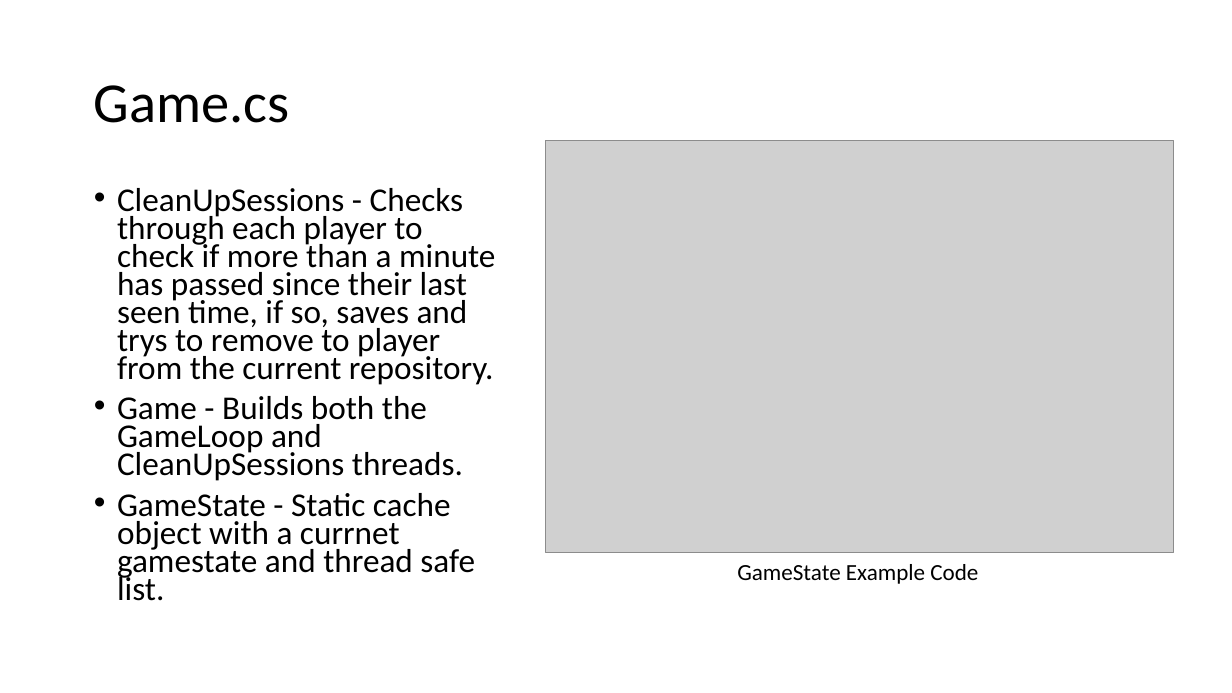
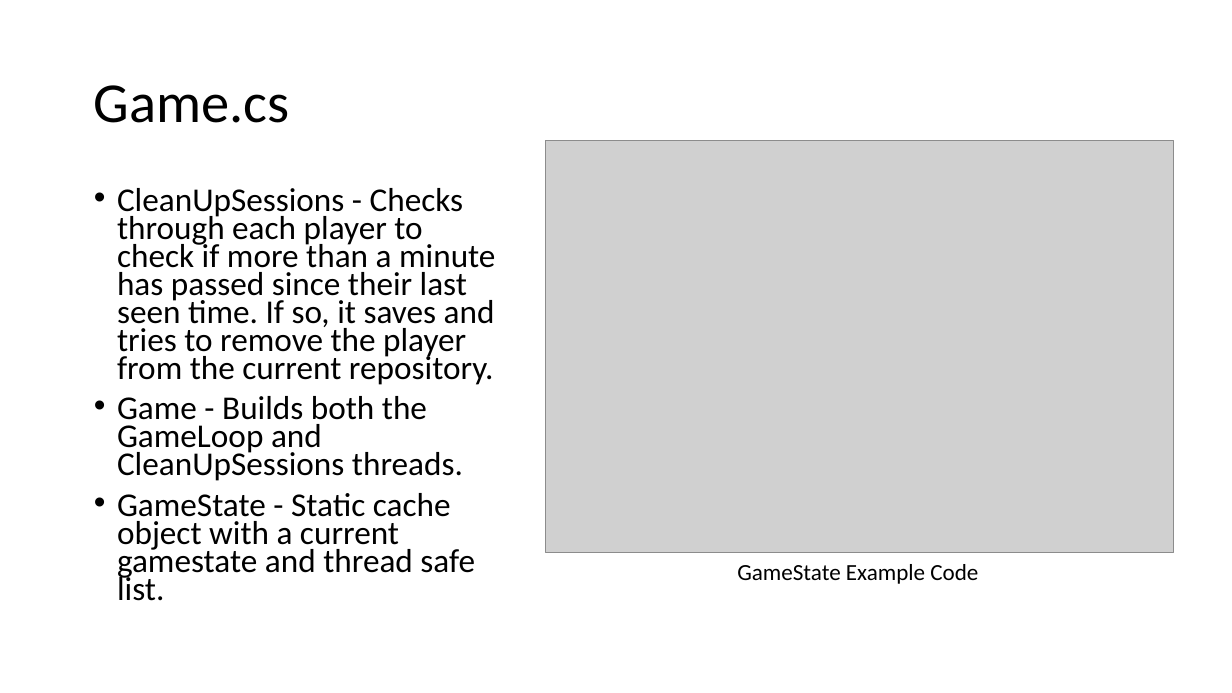
Before and after one commit to TheJavaCoder/Capstone, a slide deck: slide 5 of GameSystemObjects Documentation.pptx. Drawn at 1232x693 pixels with LibreOffice and Linux fonts; fonts in the diff are those of the drawing; grey boxes stand for pictures. Boxes give left, top, right and bottom in pixels: in the first picture for what was removed or moved away, otherwise in the second. Text is boxed around its words. In the diff, an @@ line names an element or a change of style, - is before the commit and + after.

```diff
--- a/GameSystemObjects Documentation.pptx
+++ b/GameSystemObjects Documentation.pptx
@@ text at (x1=117, y1=188, x2=495, y2=385): text changed @@
-• CleanUpSessions - Checks through each player to check if more than a minute has passed since their last seen time, if so, saves and trys to remove to player from the current repository.
+• CleanUpSessions - Checks through each player to check if more than a minute has passed since their last seen time. If so, it saves and tries to remove the player from the current repository.
@@ text at (x1=117, y1=493, x2=475, y2=601): text changed @@
-• GameState - Static cache object with a currnet gamestate and thread safe list.
+• GameState - Static cache object with a current gamestate and thread safe list.
```
Also in this commit, not shown: 6 other slides changed.
